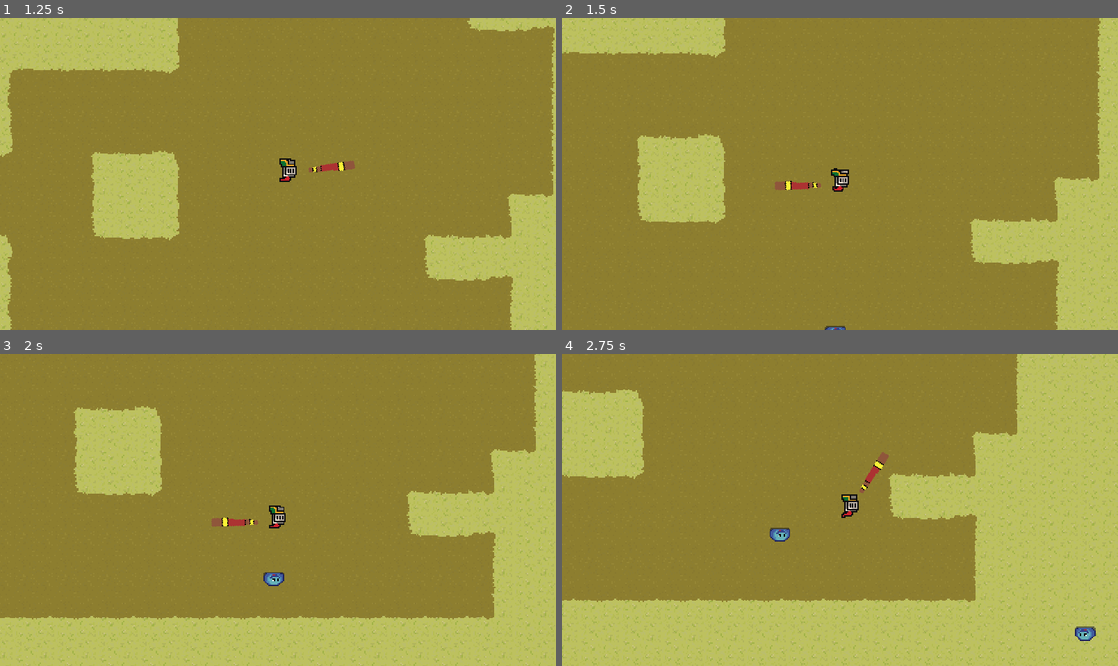
Above: before the commit, frames 1-4 (two rows, left to right).
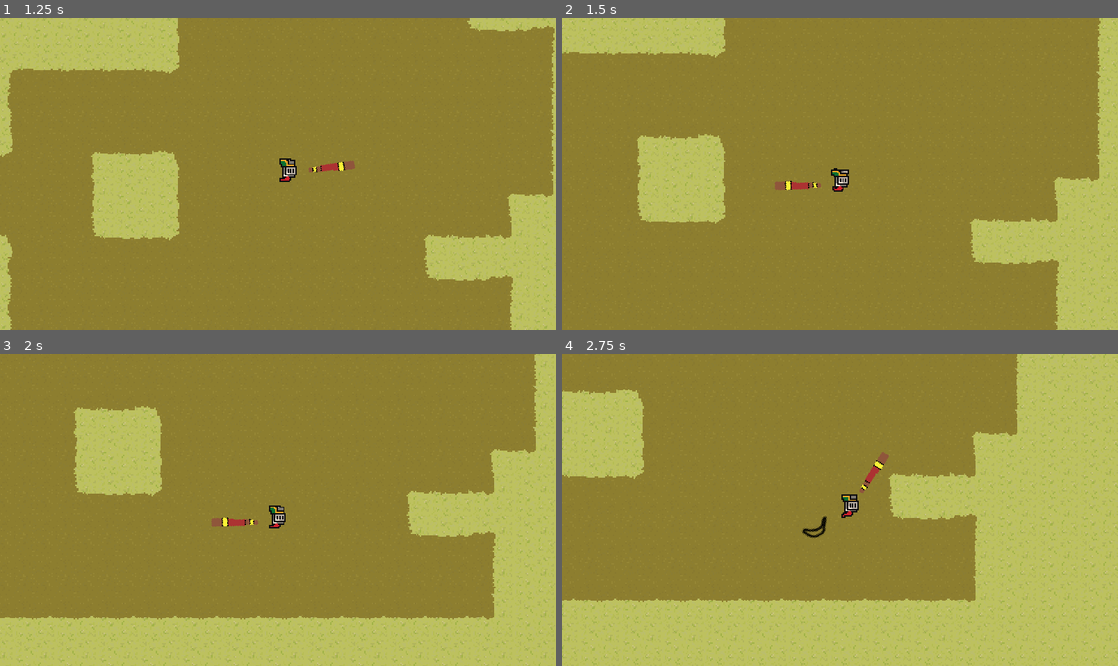
Above: after the commit, the same moments.

Repository: VriskaSekret/LandDownUnder
Game: Godot game, scene res://Scenes/prototype_scene.tscn
Same seed, same stepped clock (60 frames per second), same inputs: the game is played once before the commit and once after it.
Inputs (mouse positions are in pixels of both pictures, inside the frame that each line leads up to):
- Up to frame 1 (1.25 s): move the mouse to (400, 158) at 0.52 s; press the mouse at (400, 158) at 0.53 s; hold D (p1right) from 0.53 s (still down)
- Up to frame 2 (1.5 s): move the mouse to (728, 189) at 1.27 s; release D (p1right) at 1.28 s; release the mouse at (728, 189) at 1.28 s; hold S (p1down) from 1.28 s (still down); click (728, 189) at 1.35 s
- Up to frame 3 (2 s): keep holding S (p1down)
- Up to frame 4 (2.75 s): move the mouse to (895, 441) at 2.02 s; release S (p1down) at 2.03 s; press the mouse at (895, 441) at 2.03 s; hold D (p1right) from 2.03 s (still down)

Frame 1 is identical in both runs. In frame 2, less than 0.1% of the frame differs, in the area x 47-51%, y 98-100%; in frame 3, 0.1%; in frame 4, 0.4%, in the area x 37-96%, y 51-92%.

Commit message:
Boomerang added

Diff:
--- a/Scenes/JeremyScenes/Enemies/Spawner/enemy_spawner.tscn
+++ b/Scenes/JeremyScenes/Enemies/Spawner/enemy_spawner.tscn
@@ -6,6 +6,5 @@
 script = ExtResource("1_7em08")
 
 [node name="Timer" type="Timer" parent="."]
-autostart = true
 
 [connection signal="timeout" from="Timer" to="." method="_on_timer_timeout"]
--- /dev/null
+++ b/Scenes/TabyScenes/Attacks/Boomerang/Boomerang.tscn
@@ -0,0 +1,23 @@
+[gd_scene load_steps=3 format=3 uid="uid://bb7eckq557uu5"]
+
+[ext_resource type="Script" path="res://Scenes/TabyScenes/Attacks/Boomerang/boomerang.gd" id="1_rax5j"]
+[ext_resource type="Texture2D" uid="uid://8y7es6amc8d3" path="res://Assets/TabyAssets/boomerang_ph.png" id="2_3rjxr"]
+
+[node name="Boomerang" type="RigidBody2D"]
+collision_layer = 0
+collision_mask = 4
+gravity_scale = 0.0
+script = ExtResource("1_rax5j")
+
+[node name="CollisionPolygon2D" type="CollisionPolygon2D" parent="."]
+polygon = PackedVector2Array(-12, 4, -4, -5, 4, -5, 10, 4, 7, 5, 2, 1, -5, 1, -10, 6)
+
+[node name="Sprite2D" type="Sprite2D" parent="."]
+texture = ExtResource("2_3rjxr")
+
+[node name="SwitchTimer" type="Timer" parent="."]
+wait_time = 0.5
+one_shot = true
+autostart = true
+
+[connection signal="timeout" from="SwitchTimer" to="." method="_on_switch_timer_timeout"]
--- /dev/null
+++ b/Scenes/TabyScenes/Attacks/Boomerang/boomerang.gd
@@ -0,0 +1,19 @@
+extends RigidBody2D
+
+var rng = RandomNumberGenerator.new()
+var projectile_speed = 400
+var direction = [1, -1][rng.randi_range(0, 1)]
+var arc_speed = 100 * direction
+var switched = 0
+
+@onready var sprite_2d: Sprite2D = $Sprite2D
+
+func _ready():
+	apply_impulse(Vector2(projectile_speed, arc_speed).rotated(rotation))
+
+func _physics_process(delta: float) -> void:
+	sprite_2d.rotate(10 * delta)
+	apply_impulse(-1 * Vector2(projectile_speed/20, switched * arc_speed/5).rotated(rotation))
+
+func _on_switch_timer_timeout() -> void:
+	switched = 1
--- /dev/null
+++ b/Scenes/TabyScenes/Attacks/Boomerang/boomerang_shooter.gd
@@ -0,0 +1,10 @@
+extends Node2D
+
+var boomerang = preload("res://Scenes/TabyScenes/Attacks/Boomerang/Boomerang.tscn")
+
+func _on_timer_timeout() -> void:
+	var boomerang_instance = boomerang.instantiate()
+	var dir = get_parent().last_dir
+	boomerang_instance.position = get_parent().position + 50*dir
+	boomerang_instance.rotation = atan2(dir.y, dir.x)
+	get_parent().get_parent().add_child(boomerang_instance)
--- /dev/null
+++ b/Scenes/TabyScenes/Attacks/Boomerang/boomerang_shooter.tscn
@@ -0,0 +1,12 @@
+[gd_scene load_steps=2 format=3 uid="uid://dnatc1ouhsjv6"]
+
+[ext_resource type="Script" path="res://Scenes/TabyScenes/Attacks/Boomerang/boomerang_shooter.gd" id="1_nqm0h"]
+
+[node name="BoomerangShooter" type="Node2D"]
+script = ExtResource("1_nqm0h")
+
+[node name="Timer" type="Timer" parent="."]
+wait_time = 2.0
+autostart = true
+
+[connection signal="timeout" from="Timer" to="." method="_on_timer_timeout"]
--- a/Scripts/GeoffScripts/TempCharacterMovement.gd
+++ b/Scripts/GeoffScripts/TempCharacterMovement.gd
@@ -5,6 +5,7 @@
 var hp := 80
 
 var dir
+var last_dir = Vector2(1, 1)
 var movement_speed := 100.0
 
 # skewer
@@ -23,6 +24,9 @@
 func get_input() -> void:
 	var input_direction = Input.get_vector("p1left", "p1right", "p1up", "p1down")
 	dir = input_direction.normalized()
+	if (dir != Vector2(0, 0)):
+		last_dir = dir
+		print(last_dir)
 	velocity = input_direction * movement_speed
 
 func _physics_process(delta) -> void:
--- a/Scripts/GeoffScripts/TemporaryPlayer.tscn
+++ b/Scripts/GeoffScripts/TemporaryPlayer.tscn
@@ -1,9 +1,10 @@
-[gd_scene load_steps=29 format=3 uid="uid://bftyfi2yhwtd3"]
+[gd_scene load_steps=30 format=3 uid="uid://bftyfi2yhwtd3"]
 
 [ext_resource type="Texture2D" uid="uid://dr3elfwjv40q" path="res://Assets/JeremyAssets/StolenAssets/knight.png" id="2_pvbi5"]
 [ext_resource type="Script" path="res://Scripts/GeoffScripts/TempCharacterMovement.gd" id="2_y3ftq"]
 [ext_resource type="PackedScene" uid="uid://6lqc7rn8nprc" path="res://Scenes/JeremyScenes/Hurtbox/hurtbox.tscn" id="3_5xlg4"]
 [ext_resource type="PackedScene" uid="uid://bqtvxpjx8p4vn" path="res://Scenes/JeremyScenes/Attacks/Didgeridoo/didgeridoo.tscn" id="4_w20g5"]
+[ext_resource type="PackedScene" uid="uid://dnatc1ouhsjv6" path="res://Scenes/TabyScenes/Attacks/Boomerang/boomerang_shooter.tscn" id="5_m3thl"]
 
 [sub_resource type="CapsuleShape2D" id="CapsuleShape2D_7ymxa"]
 radius = 5.0
@@ -212,6 +213,8 @@
 
 [node name="Didgeridoo" parent="." instance=ExtResource("4_w20g5")]
 
+[node name="BoomerangShooter" parent="." instance=ExtResource("5_m3thl")]
+
 [connection signal="hurt" from="Hurtbox" to="." method="_on_hurtbox_hurt"]
 [connection signal="body_entered" from="EnemyDetectionArea" to="." method="_on_enemy_detection_area_body_entered"]
 [connection signal="body_exited" from="EnemyDetectionArea" to="." method="_on_enemy_detection_area_body_exited"]
Binary file added: Assets/TabyAssets/boomerang_ph.png
Not shown, added: Assets/TabyAssets/boomerang_ph.png.import
Not shown, added: Scenes/TabyScenes/Attacks/Boomerang/Boo2AEB.tmp
